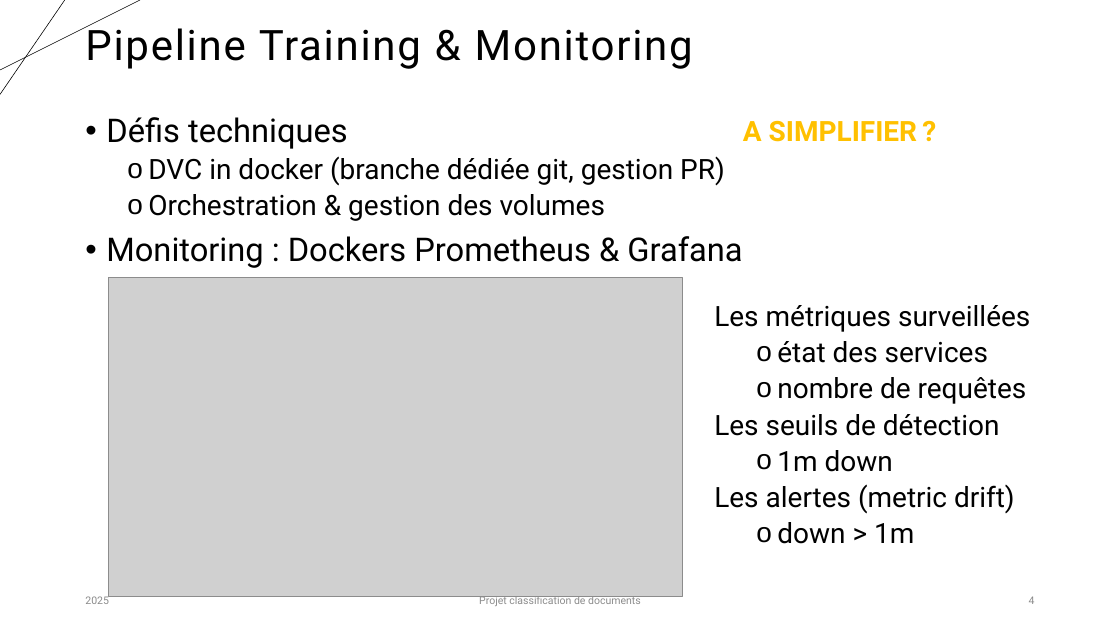
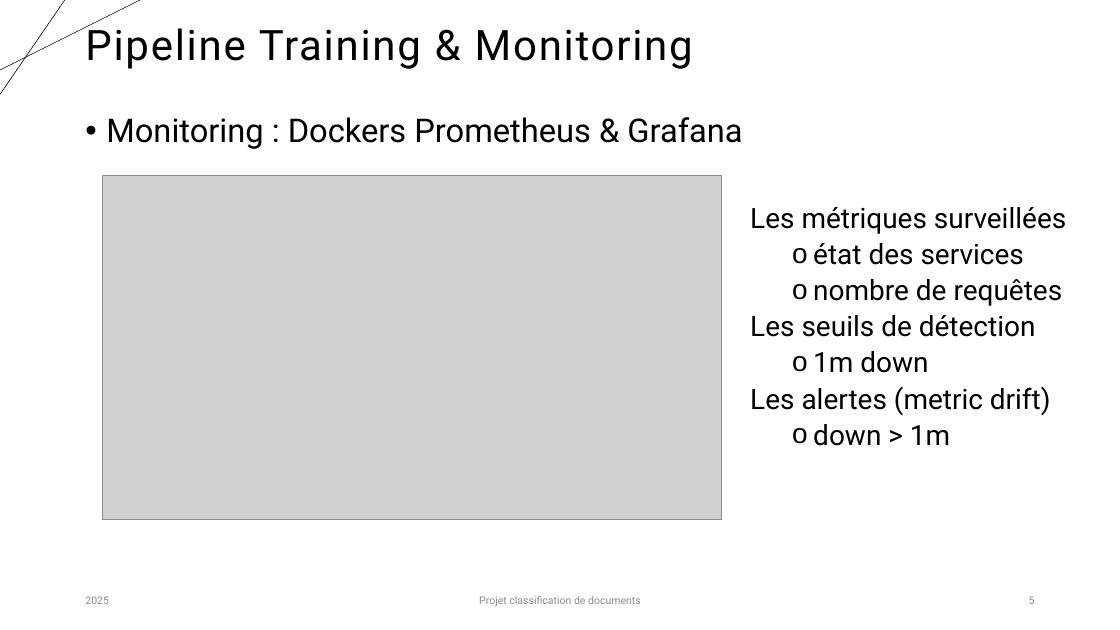
Before and after one commit to karned-formation/SEP24-MLOPS-SAKE, a slide deck: slide 5 of report/Projet_classification_MLOps_Partie2_Sarah.pptx (slide 4 before the commit). Drawn at 1120x630 pixels with LibreOffice and Linux fonts; fonts in the diff are those of the drawing; grey boxes stand for pictures. Boxes give left, top, right and bottom in pixels: in the first picture for what was removed or moved away, otherwise in the second. Text is boxed around its words. In the diff, an @@ line names an element or a change of style, - is before the commit and + after.

```diff
--- a/report/Projet_classification_MLOps_Partie2_Sarah.pptx
+++ b/report/Projet_classification_MLOps_Partie2_Sarah.pptx
@@ text at [106,117,725,221]: paragraphs removed @@
-• Défis techniques
-  o DVC in docker (branche dédiée git, gestion PR)
-  o Orchestration & gestion des volumes
@@ text removed at [743,120,917,142] @@
-A SIMPLIFIER ?
@@ picture: place and size @@
-picture at [108,277,682,597]
+picture at [103,176,722,520]
@@ text "Les métriques surveillées": place and size @@
-text "Les métriques surveillées" at [714,305,1030,544]
+text "Les métriques surveillées" at [750,207,1066,446]
@@ page number at [1029,596,1035,604]: text changed @@
-4
+5
```
Also in this commit, not shown: 2 other slides changed, 1 slide added, 2 other files.
